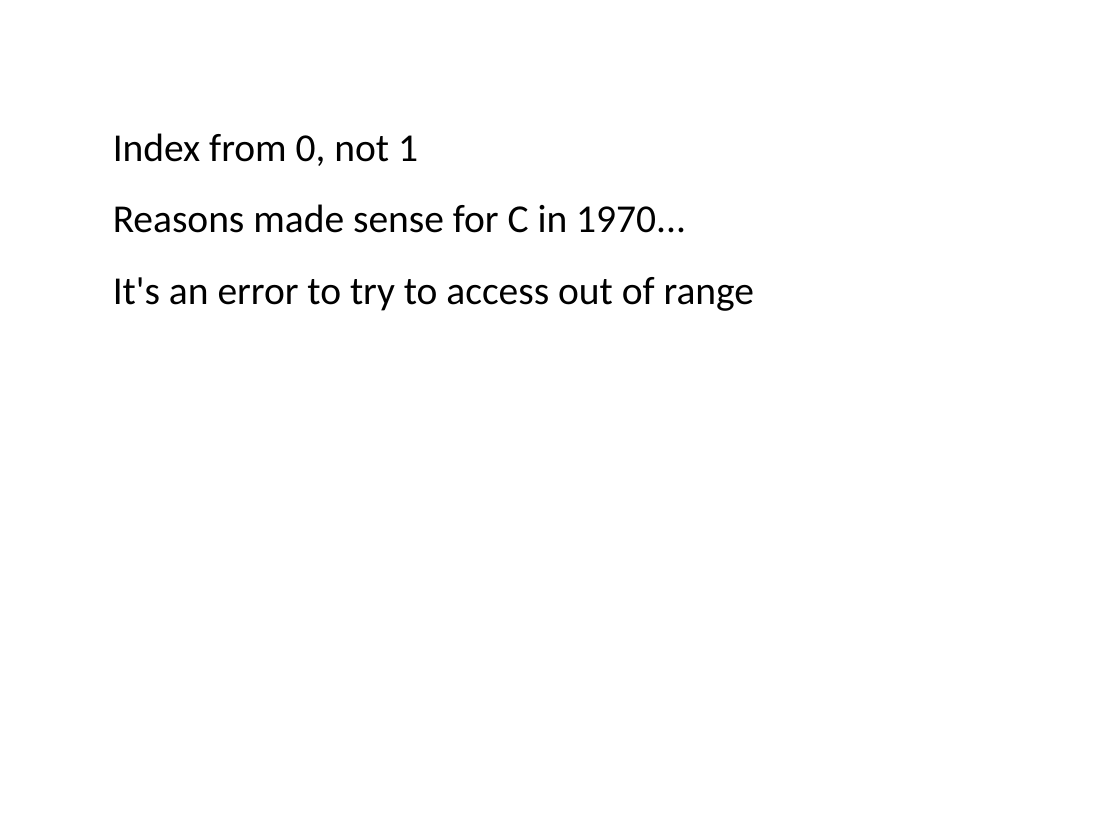
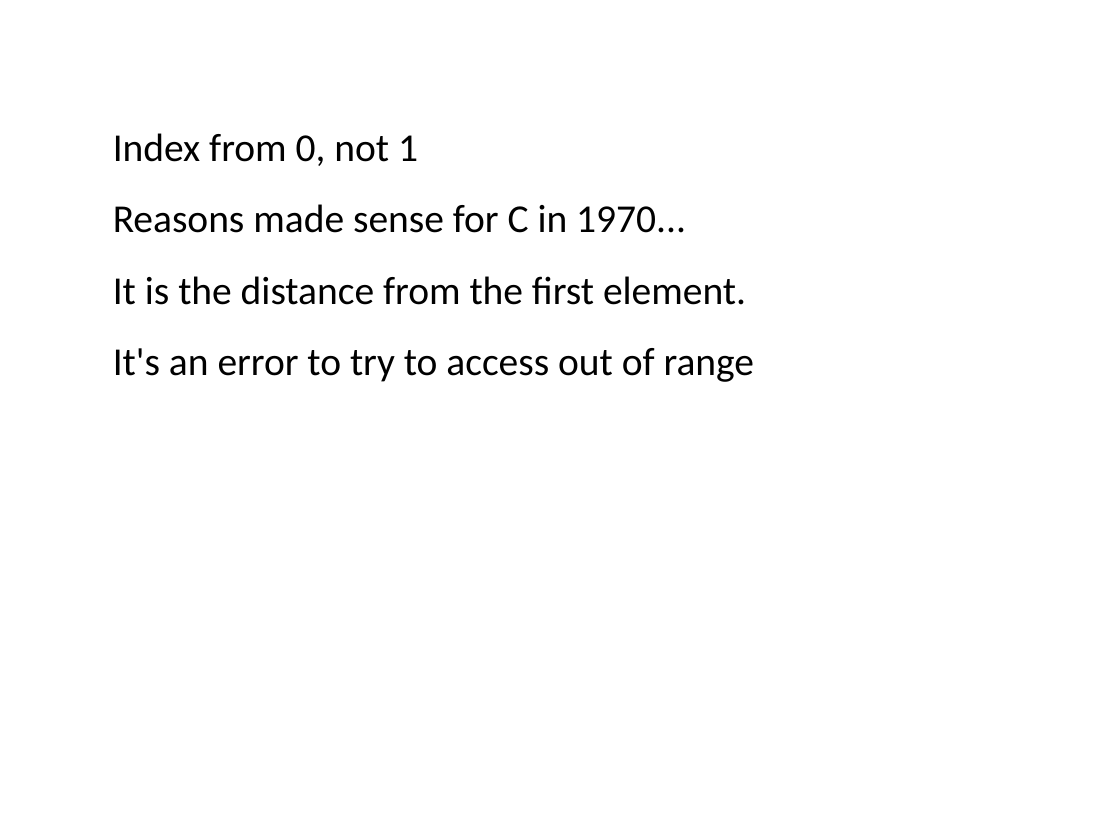
Before and after one commit to ncasuk/ncas-isc, a slide deck: slide 11 of python/presentations/learning_python/04_lists__slice__list_comp.pptx. Drawn at 1120x840 pixels with LibreOffice and Linux fonts; fonts in the diff are those of the drawing; background and template pictures are left out. Boxes give left, top, right and bottom in pixels: in the first picture for what was removed or moved away, otherwise in the second. Text is boxed around its words. In the diff, an @@ line names an element or a change of style, - is before the commit and + after.

```diff
--- a/python/presentations/learning_python/04_lists__slice__list_comp.pptx
+++ b/python/presentations/learning_python/04_lists__slice__list_comp.pptx
@@ text at <box>113,276,746,305</box>: paragraph added @@
+It is the distance from the first element.
```
Also in this commit, not shown: 1 other slide changed, 1 other file.
